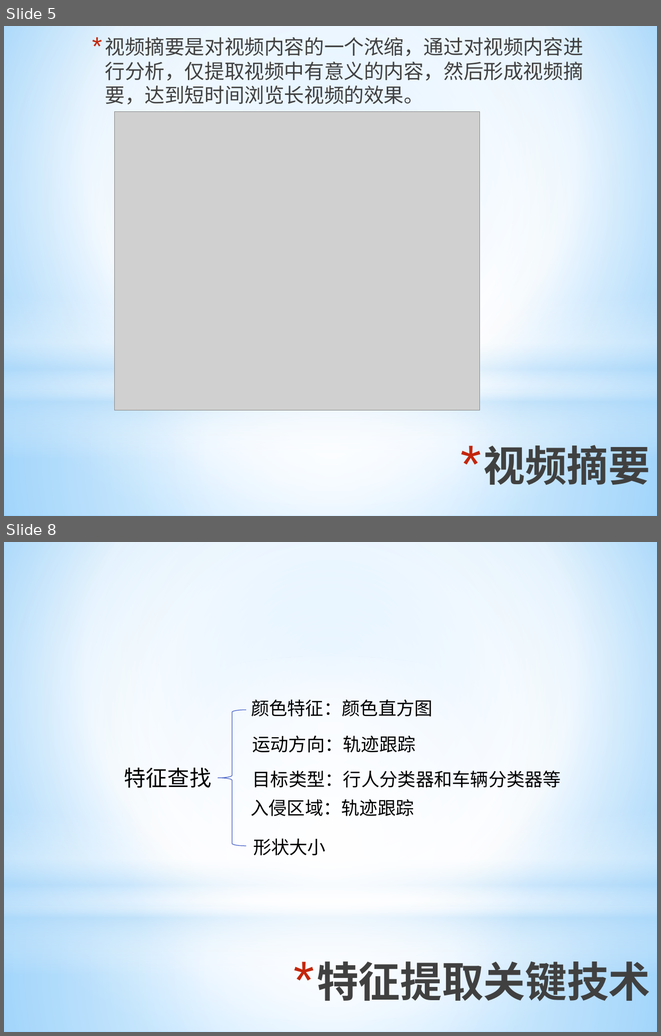
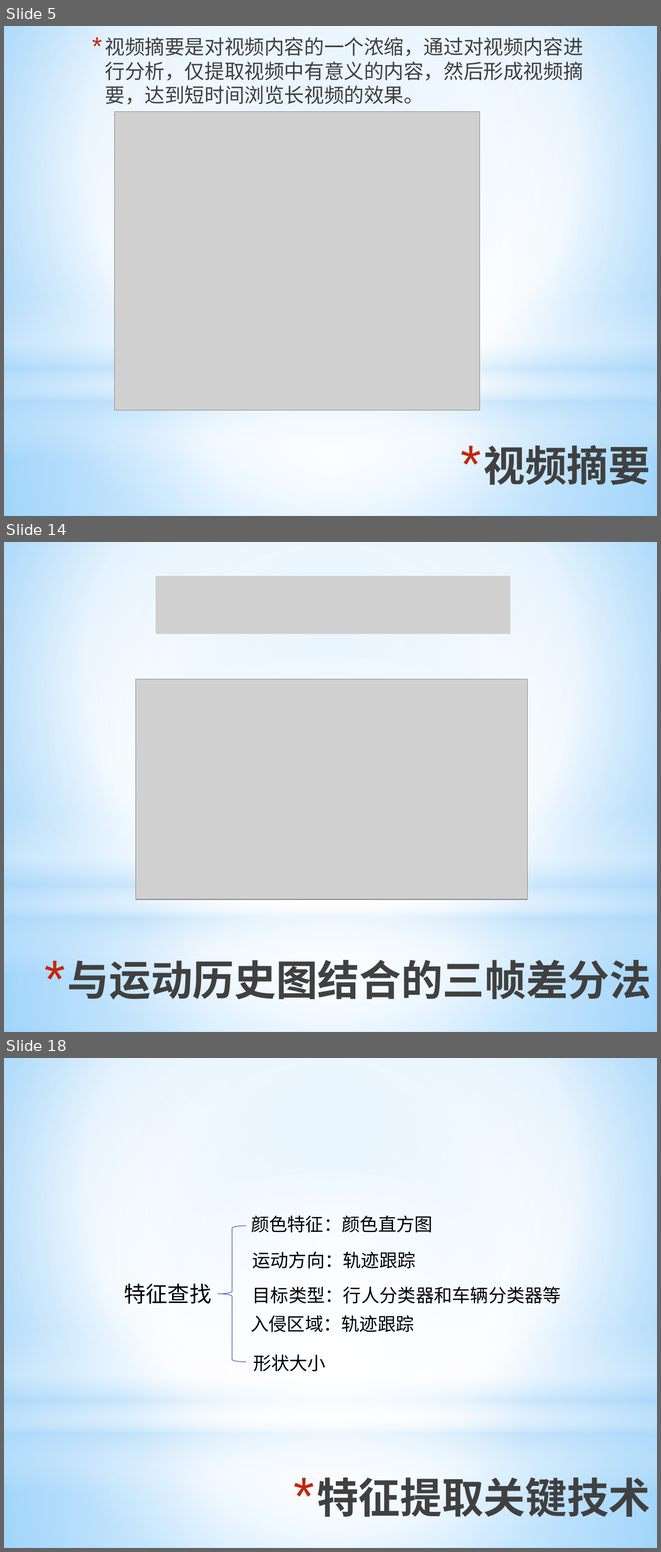
Before and after one commit to ronnyMakhuddin/motion-detect-tiqu, a slide deck: 研究生毕业设计/文档管理/预答辩/毕业设计预答辩.pptx. Shown one above the other, each under a label of ours: slides 5 and 8 before the commit, slides 5, 14 and 18 after it; the slides between them are not shown. The pictures are 661x1036 and 661x1552 pixels, drawn with LibreOffice and Linux fonts; fonts in the diff are those of the drawing; grey boxes stand for pictures. Boxes give left, top, right and bottom in pixels: in the first picture for what was removed or moved away, otherwise in the second. Text is boxed around its words. In the diff, an @@ line names an element or a change of style, - is before the commit and + after.

```diff
--- a/研究生毕业设计/文档管理/预答辩/毕业设计预答辩.pptx
+++ b/研究生毕业设计/文档管理/预答辩/毕业设计预答辩.pptx
@@ slide 14 added at (4, 542, 657, 1032), background gradient #9ED5FF to #FFFFFF to #5BB9FF; not listed: 4 template elements that a slide beside it also shows @@
@@ picture added at (156, 576, 510, 634) @@
@@ picture added at (135, 679, 527, 900) @@
@@ title added at (68, 953, 651, 1006), 46 pt, text gradient #000000 to #404040 to #212745, bold @@
+* 与运动历史图结合的三帧差分法
@@ what was slide 8 is now slide 18 @@
```
Also in this commit, not shown: 3 slides changed, 9 other slides added.
